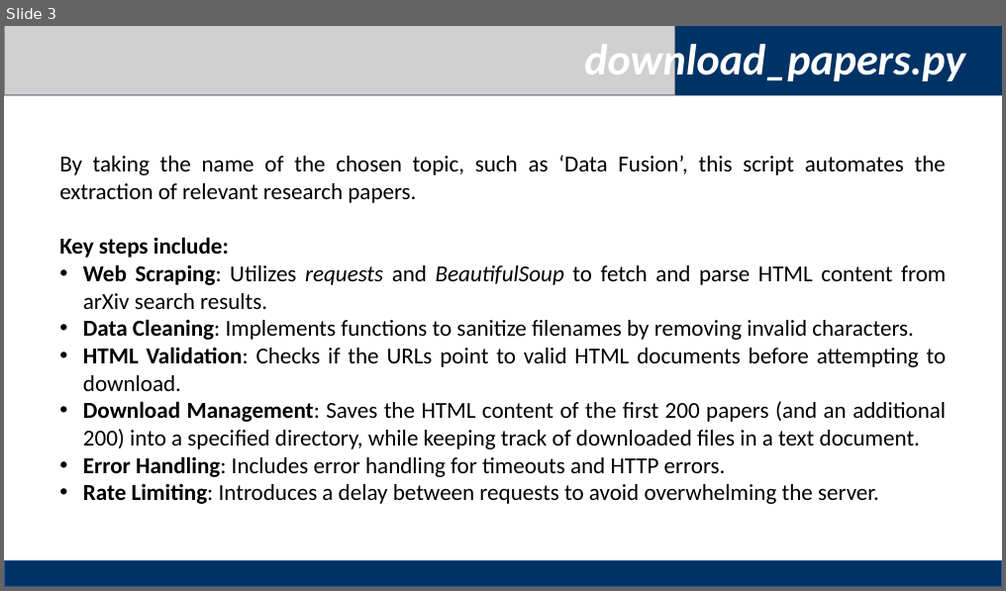
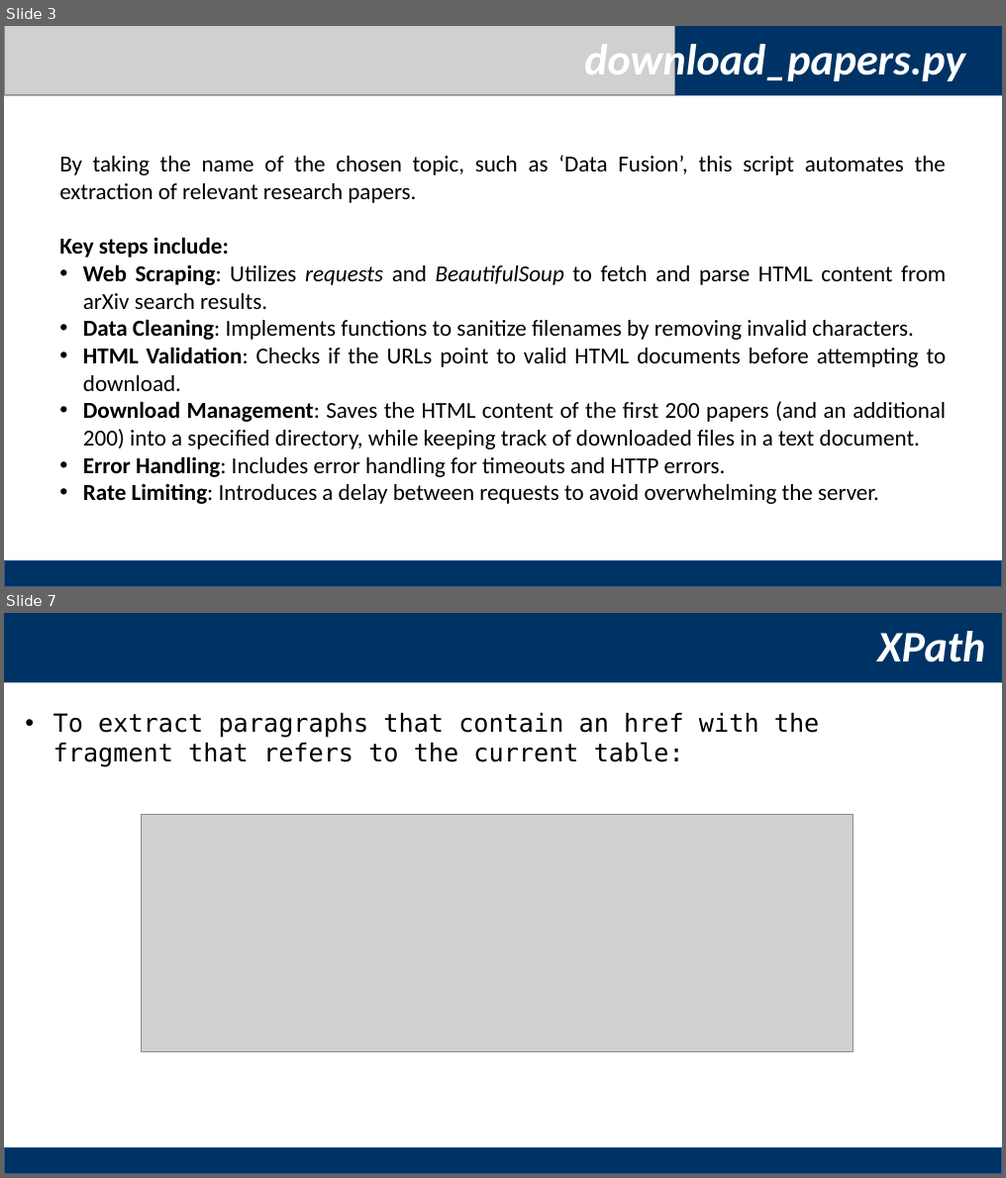
Before and after one commit to haowen3012/ID-Homerwork1, a slide deck: homework1/Homework1.pptx. Shown one above the other, each under a label of ours: slide 3 before the commit, slides 3 and 7 after it; the slides between them are not shown. The pictures are 1006x591 and 1006x1178 pixels, drawn with LibreOffice and Linux fonts; fonts in the diff are those of the drawing; grey boxes stand for pictures. Boxes give left, top, right and bottom in pixels: in the first picture for what was removed or moved away, otherwise in the second. Text is boxed around its words. In the diff, an @@ line names an element or a change of style, - is before the commit and + after.

```diff
--- a/homework1/Homework1.pptx
+++ b/homework1/Homework1.pptx
@@ slide 7 added at (x1=4, y1=613, x2=1002, y2=1174), background #FFFFFF @@
@@ rectangle added at (x1=4, y1=613, x2=1002, y2=682), fill #003365 @@
@@ text added at (x1=877, y1=631, x2=985, y2=663), 42 pt, text #FFFFFF, bold, italic @@
+XPath
@@ text added at (x1=54, y1=713, x2=820, y2=767), 24 pt, text #000000 @@
+• To extract paragraphs that contain an href with the fragment that refers to the current table:
@@ picture added at (x1=141, y1=814, x2=853, y2=1053) @@
@@ rectangle added at (x1=4, y1=1149, x2=1002, y2=1174), fill #003365, outline #325491 1 pt @@
```
Also in this commit, not shown: 5 slides changed, 1 other slide added, 2 other files.
